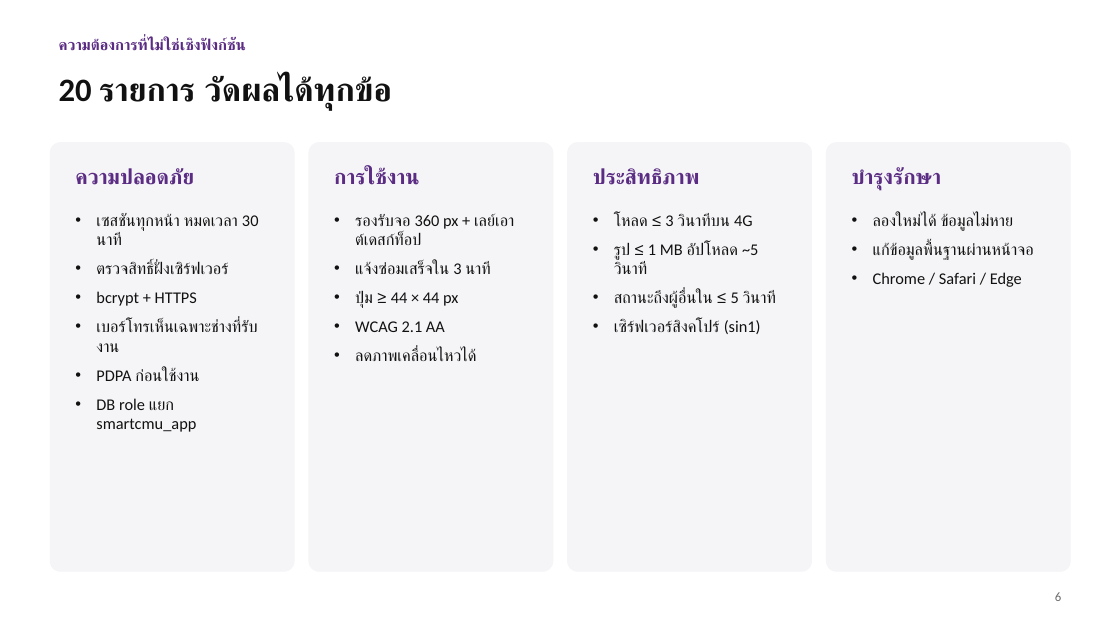
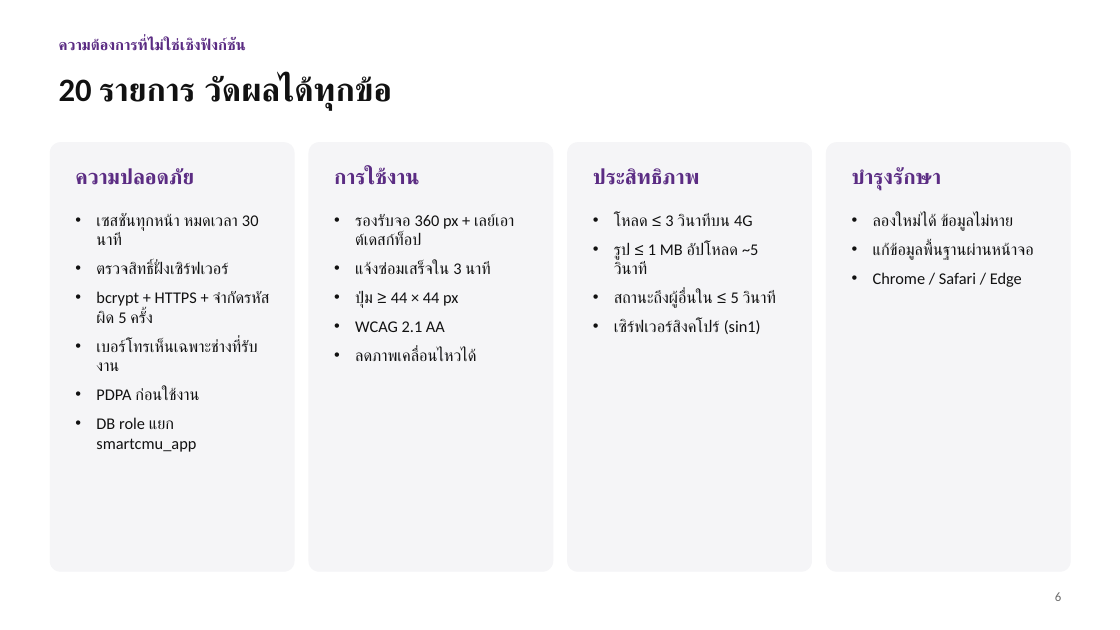
Before and after one commit to Nexzerf/SmartCMUMaintenanceSystem, a slide deck: slide 6 of report/out/สไลด์-ระบบแจ้งซ่อม-มช.pptx. Drawn at 1120x630 pixels with LibreOffice and Linux fonts; fonts in the diff are those of the drawing. Boxes give left, top, right and bottom in pixels: in the first picture for what was removed or moved away, otherwise in the second. Text is boxed around its words. In the diff, an @@ line names an element or a change of style, - is before the commit and + after.

```diff
--- a/report/out/สไลด์-ระบบแจ้งซ่อม-มช.pptx
+++ b/report/out/สไลด์-ระบบแจ้งซ่อม-มช.pptx
@@ text at box(96, 291, 260, 323): text changed @@
-• bcrypt + HTTPS
+• bcrypt + HTTPS + จำกัดรหัสผิด 5 ครั้ง
```
Also in this commit, not shown: 2 other slides changed, 10 other files.
